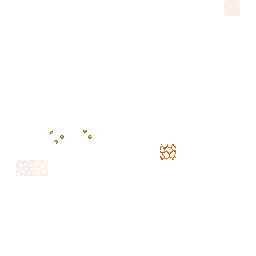
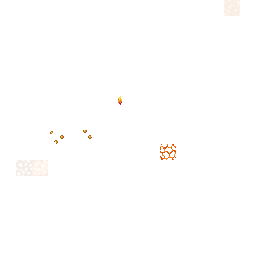
Before/after of a w=256, h=256 layered artwork. What changed in the layer stack:
painted on "blocks" over (118, 96, 122, 105)
